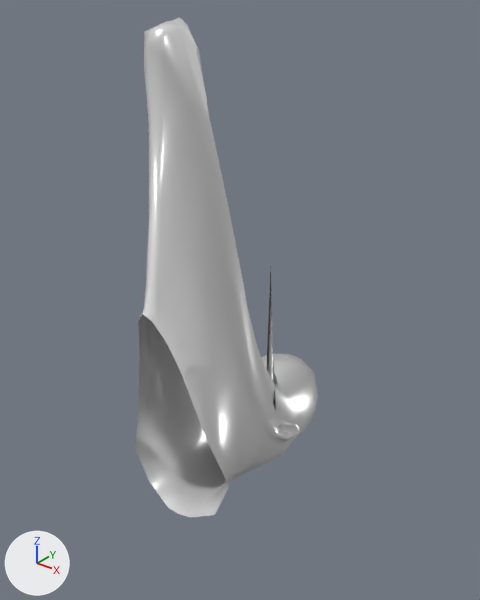
Renders of the glTF model assets/face.gltf from each side of a commit.
The view is the same before and after, from a camera (50 mm lens) standing at (-324.4, 853.4, 373.9) and looking at (-432.8, 989.0, 289.9). The axes (+X, +Y, +Z) are drawn at lower left. The lights are the same throughout. Vertices at the same position are counted once.

Objects in the first picture: 'male_head_obj'.
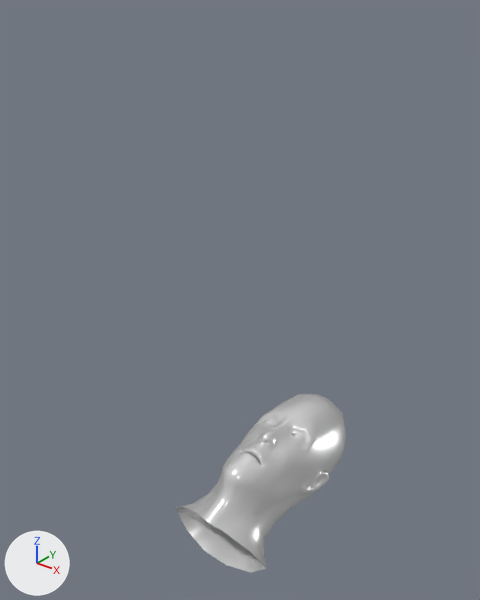
Changed parts and their boxes [x1, y1, x2, y2] in the pictures (480 x 600 px; the box of a moved part takes in the faces that stretch with it):
'male_head_obj', reshaped, turned: before [134, 17, 318, 518]; after [176, 394, 346, 573]
part 1 of me_male_head_obj, moved or reshaped: before [135, 17, 306, 518]; after [176, 416, 335, 573]

Patch to the scene script:
```diff
--- a/assets/face.gltf.py
+++ b/assets/face.gltf.py
@@ me_male_head_obj @@
 # used by ob_male_head_obj; location = (-0.6, -2.6, 7.1); rotation_euler = (-1.449, 0.0, 0.0), in degrees (-83, 0, 0); scale = (3520.0, 4130.0, 5440.0)
-me_male_head_obj.from_pydata(...)  # 1417 vertices, 2780 faces; spans x -0.1285..-0.1173, y -0.0584..-0.0237, z 0.1796..0.193
+me_male_head_obj.from_pydata(...)  # 1417 vertices, 2780 faces; spans x -0.129..-0.1181, y -0.0312..-0.0237, z 0.1805..0.193
+# me_male_head_obj part 1: 619 of 1417 vertices moved; they spanned x -0.1285..-0.1173, y -0.0584..-0.0244, z 0.1796..0.1888 and now span x -0.129..-0.1181, y -0.0308..-0.0239, z 0.1805..0.1888; mean shift (-0.0009, 0.0058, 0.0004); largest move (-0.1194, -0.0584, 0.1823) -> (-0.1237, -0.0305, 0.184)
 me_male_head_obj.materials.append(mat_06___default)
@@ ob_male_head_obj @@
 ob_male_head_obj.location = (-0.6, -2.6, 7.1)
-ob_male_head_obj.rotation_euler = (-1.449, 0.0, 0.0)  # degrees (-83, 0, 0)
+ob_male_head_obj.rotation_euler = (-1.469, 0.00697, -0.0065)  # degrees (-84, 0.4, -0.4)
 ob_male_head_obj.scale = (3520.0, 4130.0, 5440.0)
```
